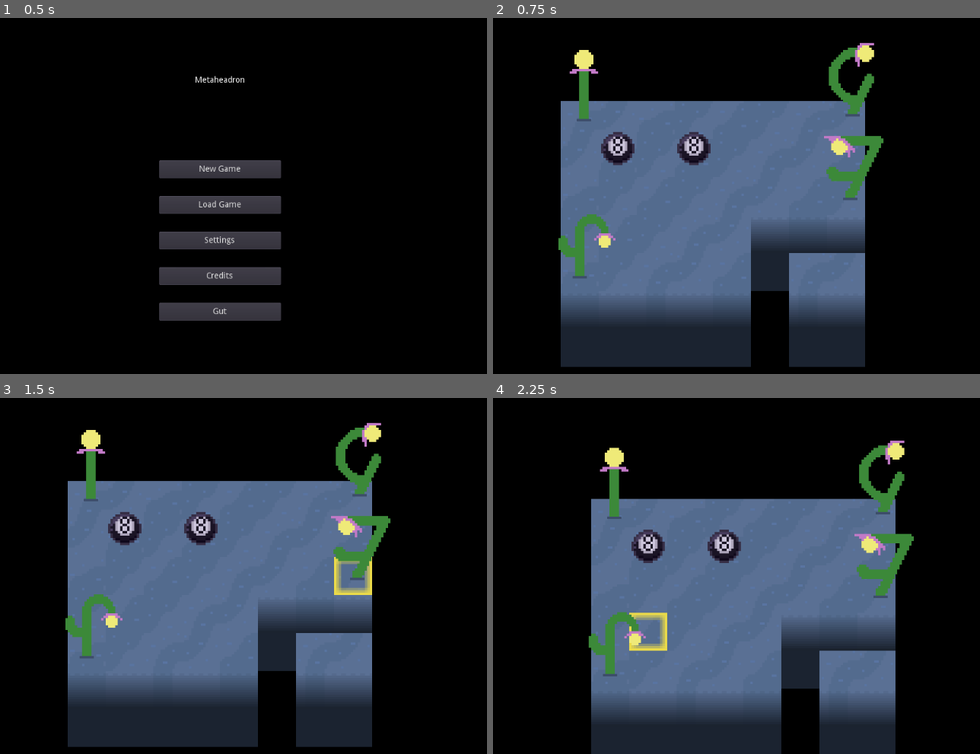
Above: before the commit, frames 1-4 (two rows, left to right).
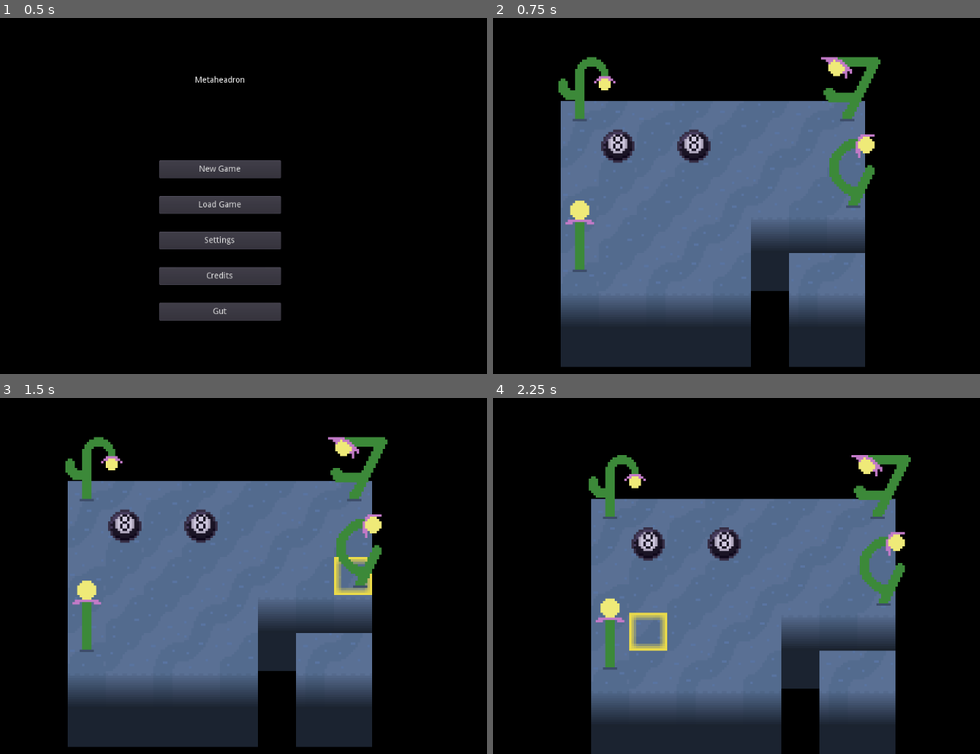
Above: after the commit, the same moments.

Repository: SomeSortOfSam/Metahedron
Game: Godot game, scene res://Scripts/Menu/Menu.tscn
Two runs of this game, one before a commit and one after it. Both use one fixed random seed, a clock stepped at 60 frames per second and the inputs below.
Inputs (mouse positions are in pixels of both pictures, inside the frame that each line leads up to):
- Up to frame 1 (0.5 s): no input
- Up to frame 2 (0.75 s): click "New Game" at 0.5 s
- Up to frame 3 (1.5 s): tap Enter (ui_accept) at 1.25 s; move the mouse to (355, 558) at 1.27 s; hold Right (ui_right) from 1.28 s (still down); click (355, 558) at 1.42 s
- Up to frame 4 (2.25 s): tap Enter (ui_accept) at 1.52, 2 s; release Right (ui_right) at 2 s; drag from (590, 593) to (682, 647) at 2.02 s

Frame 1 is identical in both runs. In frame 2, 4.4% of the frame differs, in the area x 13-81%, y 6-74%; in frame 3, 4.4%; in frame 4, 4.4%, in the area x 19-87%, y 11-79%.

Commit message:
Fix #36 by adding placeholder

Diff:
--- a/Assets/Characters/Jean/Jean.tres
+++ b/Assets/Characters/Jean/Jean.tres
@@ -7,7 +7,7 @@
 [resource]
 script = ExtResource( 3 )
 name = "Jean"
-icon = ExtResource( 1 )
-icon_offset = Vector2( 0, -4 )
+level_texture = ExtResource( 1 )
+level_offset = Vector2( 0, -5 )
 animations = ExtResource( 2 )
 animations_offset = Vector2( 0, -22 )
--- a/Assets/Characters/Jean/JeanFrames.tres
+++ b/Assets/Characters/Jean/JeanFrames.tres
@@ -4,70 +4,70 @@
 [ext_resource path="res://Assets/Characters/Jean/ProtoJeanWalk.png" type="Texture" id=2]
 
 [sub_resource type="AtlasTexture" id=1]
+atlas = ExtResource( 2 )
+region = Rect2( 0, 0, 34, 49 )
+
+[sub_resource type="AtlasTexture" id=2]
+atlas = ExtResource( 2 )
+region = Rect2( 34, 0, 34, 49 )
+
+[sub_resource type="AtlasTexture" id=3]
+atlas = ExtResource( 2 )
+region = Rect2( 0, 49, 34, 49 )
+
+[sub_resource type="AtlasTexture" id=4]
+atlas = ExtResource( 2 )
+region = Rect2( 34, 49, 34, 49 )
+
+[sub_resource type="AtlasTexture" id=5]
+atlas = ExtResource( 2 )
+region = Rect2( 0, 98, 34, 49 )
+
+[sub_resource type="AtlasTexture" id=6]
+atlas = ExtResource( 2 )
+region = Rect2( 34, 98, 34, 49 )
+
+[sub_resource type="AtlasTexture" id=7]
+atlas = ExtResource( 2 )
+region = Rect2( 0, 147, 34, 49 )
+
+[sub_resource type="AtlasTexture" id=8]
+atlas = ExtResource( 2 )
+region = Rect2( 34, 147, 34, 49 )
+
+[sub_resource type="AtlasTexture" id=9]
 atlas = ExtResource( 1 )
 region = Rect2( 0, 0, 24, 50 )
 
-[sub_resource type="AtlasTexture" id=2]
+[sub_resource type="AtlasTexture" id=10]
 atlas = ExtResource( 1 )
 region = Rect2( 24, 0, 24, 50 )
 
-[sub_resource type="AtlasTexture" id=3]
+[sub_resource type="AtlasTexture" id=11]
 atlas = ExtResource( 1 )
 region = Rect2( 0, 50, 24, 50 )
 
-[sub_resource type="AtlasTexture" id=4]
+[sub_resource type="AtlasTexture" id=12]
 atlas = ExtResource( 1 )
 region = Rect2( 24, 50, 24, 50 )
 
-[sub_resource type="AtlasTexture" id=5]
+[sub_resource type="AtlasTexture" id=13]
 atlas = ExtResource( 1 )
 region = Rect2( 0, 100, 24, 50 )
 
-[sub_resource type="AtlasTexture" id=6]
+[sub_resource type="AtlasTexture" id=14]
 atlas = ExtResource( 1 )
 region = Rect2( 24, 100, 24, 50 )
 
-[sub_resource type="AtlasTexture" id=7]
-atlas = ExtResource( 2 )
-region = Rect2( 0, 0, 34, 49 )
-
-[sub_resource type="AtlasTexture" id=8]
-atlas = ExtResource( 2 )
-region = Rect2( 34, 0, 34, 49 )
-
-[sub_resource type="AtlasTexture" id=9]
-atlas = ExtResource( 2 )
-region = Rect2( 0, 49, 34, 49 )
-
-[sub_resource type="AtlasTexture" id=10]
-atlas = ExtResource( 2 )
-region = Rect2( 34, 49, 34, 49 )
-
-[sub_resource type="AtlasTexture" id=11]
-atlas = ExtResource( 2 )
-region = Rect2( 0, 98, 34, 49 )
-
-[sub_resource type="AtlasTexture" id=12]
-atlas = ExtResource( 2 )
-region = Rect2( 34, 98, 34, 49 )
-
-[sub_resource type="AtlasTexture" id=13]
-atlas = ExtResource( 2 )
-region = Rect2( 0, 147, 34, 49 )
-
-[sub_resource type="AtlasTexture" id=14]
-atlas = ExtResource( 2 )
-region = Rect2( 34, 147, 34, 49 )
-
 [resource]
 animations = [ {
-"frames": [ SubResource( 1 ), SubResource( 2 ), SubResource( 3 ), SubResource( 4 ), SubResource( 5 ), SubResource( 6 ) ],
-"loop": true,
-"name": "Idel",
-"speed": 5.0
-}, {
-"frames": [ SubResource( 7 ), SubResource( 8 ), SubResource( 9 ), SubResource( 10 ), SubResource( 11 ), SubResource( 12 ), SubResource( 13 ), SubResource( 14 ) ],
+"frames": [ SubResource( 1 ), SubResource( 2 ), SubResource( 3 ), SubResource( 4 ), SubResource( 5 ), SubResource( 6 ), SubResource( 7 ), SubResource( 8 ) ],
 "loop": true,
 "name": "Walk",
 "speed": 10.0
+}, {
+"frames": [ SubResource( 9 ), SubResource( 10 ), SubResource( 11 ), SubResource( 12 ), SubResource( 13 ), SubResource( 14 ) ],
+"loop": true,
+"name": "Idle",
+"speed": 5.0
 } ]
--- a/Assets/Levels/Dusk Desert/TestLevel.tscn
+++ b/Assets/Levels/Dusk Desert/TestLevel.tscn
@@ -1,31 +1,32 @@
-[gd_scene load_steps=16 format=2]
+[gd_scene load_steps=17 format=2]
 
 [ext_resource path="res://Assets/Levels/Tileset.tres" type="TileSet" id=1]
-[ext_resource path="res://Scripts/Primary/Map/LevelData.gd" type="Script" id=2]
-[ext_resource path="res://Assets/Characters/Jean/Jean.tres" type="Resource" id=3]
-[ext_resource path="res://Scripts/Primary/Map/Displays/Unit.gd" type="Script" id=4]
-[ext_resource path="res://Assets/Levels/Dusk Desert/Decorations/CactusLight1.tres" type="Resource" id=5]
-[ext_resource path="res://Scripts/Primary/Map/Displays/DecorationDisplay.gd" type="Script" id=6]
+[ext_resource path="res://Scripts/Primary/Level/LevelData.gd" type="Script" id=2]
+[ext_resource path="res://Scripts/Primary/Level/Placeholder.gd" type="Script" id=3]
+[ext_resource path="res://Scripts/Primary/Level/EnemyPlaceholder.gd" type="Script" id=4]
+[ext_resource path="res://Assets/Characters/Jean/Jean.tres" type="Resource" id=5]
+[ext_resource path="res://Assets/Levels/Dusk Desert/Decorations/CactusLight1.tres" type="Resource" id=6]
 [ext_resource path="res://Assets/Levels/Dusk Desert/Decorations/CactusLight2.tres" type="Resource" id=7]
 [ext_resource path="res://Assets/Levels/Dusk Desert/Decorations/CactusLight3.tres" type="Resource" id=8]
 [ext_resource path="res://Assets/Levels/Dusk Desert/Decorations/CactusLight4.tres" type="Resource" id=9]
-[ext_resource path="res://Assets/Levels/Dusk Desert/Decorations/Lowmap_Cacti.png" type="Texture" id=10]
+[ext_resource path="res://Assets/Characters/Jean/8Ball.png" type="Texture" id=10]
 [ext_resource path="res://Assets/Levels/Dusk Desert/Epiphreatic.mid.mp3" type="AudioStream" id=11]
+[ext_resource path="res://Assets/Levels/Dusk Desert/Decorations/Lowmap_Cacti.png" type="Texture" id=12]
 
 [sub_resource type="AtlasTexture" id=1]
-atlas = ExtResource( 10 )
+atlas = ExtResource( 12 )
 region = Rect2( 2, 4, 24, 27 )
 
 [sub_resource type="AtlasTexture" id=2]
-atlas = ExtResource( 10 )
+atlas = ExtResource( 12 )
 region = Rect2( 26, 4, 25, 27 )
 
 [sub_resource type="AtlasTexture" id=3]
-atlas = ExtResource( 10 )
+atlas = ExtResource( 12 )
 region = Rect2( 57, 1, 12, 30 )
 
 [sub_resource type="AtlasTexture" id=4]
-atlas = ExtResource( 10 )
+atlas = ExtResource( 12 )
 region = Rect2( 79, 0, 19, 31 )
 
 [node name="LevelData" type="TileMap"]
@@ -41,41 +42,45 @@
 }
 music = ExtResource( 11 )
 
-[node name="Unit" type="Path2D" parent="."]
+[node name="Placeholder" type="Sprite" parent="."]
 position = Vector2( 24, 24 )
-curve = null
-script = ExtResource( 4 )
-friendly = true
-character = ExtResource( 3 )
-is_icon = true
-
-[node name="Unit2" type="Path2D" parent="."]
-position = Vector2( 56, 24 )
-curve = null
-script = ExtResource( 4 )
-character = ExtResource( 3 )
-is_icon = true
-
-[node name="DecorationDisplay" type="Sprite" parent="."]
-position = Vector2( 10.9173, 61.3318 )
-texture = SubResource( 1 )
-script = ExtResource( 6 )
+texture = ExtResource( 10 )
+offset = Vector2( 0, -5 )
+script = ExtResource( 3 )
 definition = ExtResource( 5 )
 
-[node name="DecorationDisplay2" type="Sprite" parent="."]
-position = Vector2( 123.171, 28.3678 )
+[node name="EnemyPlaceholder" type="Sprite" parent="."]
+position = Vector2( 56, 24 )
+texture = ExtResource( 10 )
+offset = Vector2( 0, -5 )
+script = ExtResource( 4 )
+definition = ExtResource( 5 )
+
+[node name="Placeholder2" type="Sprite" parent="."]
+position = Vector2( 8, 8 )
+texture = SubResource( 1 )
+offset = Vector2( 3, -13 )
+script = ExtResource( 3 )
+definition = ExtResource( 6 )
+
+[node name="Placeholder3" type="Sprite" parent="."]
+position = Vector2( 120, 8 )
 texture = SubResource( 2 )
-script = ExtResource( 6 )
+offset = Vector2( 2, -13 )
+script = ExtResource( 3 )
 definition = ExtResource( 7 )
 
-[node name="DecorationDisplay3" type="Sprite" parent="."]
-position = Vector2( 9.70327, -6.52339 )
+[node name="Placeholder4" type="Sprite" parent="."]
+position = Vector2( 8, 72 )
 texture = SubResource( 3 )
-script = ExtResource( 6 )
+offset = Vector2( 0, -15 )
+script = ExtResource( 3 )
 definition = ExtResource( 8 )
 
-[node name="DecorationDisplay4" type="Sprite" parent="."]
-position = Vector2( 122.334, -8.91236 )
+[node name="Placeholder5" type="Sprite" parent="."]
+position = Vector2( 123.415, 44.462 )
 texture = SubResource( 4 )
-script = ExtResource( 6 )
+offset = Vector2( -1, -15 )
+script = ExtResource( 3 )
 definition = ExtResource( 9 )
+cell_offset = Vector2( 3.415, 4.462 )
--- /dev/null
+++ b/Scripts/Primary/Level/EnemyPlaceholder.gd
@@ -0,0 +1,9 @@
+tool
+extends Placeholder
+class_name EnemyPlaceholder
+
+export var health : int
+export var tile_range : int
+
+func get_tool_color() -> Color:
+	return Color(0,0,0,TOOL_ALPHA)
--- /dev/null
+++ b/Scripts/Primary/Level/LevelData.gd
@@ -0,0 +1,31 @@
+extends TileMap
+class_name LevelData
+
+export var music : AudioStream
+
+func to_map():
+	var map = Map.new(self)
+	populate_map(map)
+	return map
+
+func populate_map(map):
+	for child in get_children():
+		if child is Placeholder:
+			add_placeholder(child,map)
+
+func add_placeholder(placeholder : Placeholder,map):
+	if placeholder.definition is Character:
+		add_person(placeholder, map)
+	elif placeholder.definition is DecorationDefinition:
+		add_decoration(placeholder, map)
+
+func add_person(placeholder : Placeholder, map : Map):
+	var person := Person.new(placeholder.definition)
+	person.cell = MapSpaceConverter.local_to_map(placeholder.position,map)
+	map.add_person(person)
+
+func add_decoration(placeholder : Placeholder, map : Map):
+	var decoration = DecorationInstance.new(placeholder.definition)
+	decoration.cell = MapSpaceConverter.local_to_map(placeholder.position,map)
+	decoration.offset = placeholder.cell_offset
+	map.add_decoration(decoration)
--- /dev/null
+++ b/Scripts/Primary/Level/Placeholder.gd
@@ -0,0 +1,59 @@
+tool
+extends Sprite
+class_name Placeholder
+
+const TOOL_ALPHA := .2
+const RECT_WIDTH := 4
+
+export var definition : Resource setget set_definition
+export var cell_offset : Vector2 setget set_offset
+
+func set_definition(new_definition):
+	if "level_texture" in new_definition && "level_offset" in new_definition:
+		definition = new_definition
+		texture = definition.level_texture
+		offset = definition.level_offset
+	elif !new_definition:
+		definition = null
+		texture = null
+		offset = Vector2.ZERO
+	else:
+		assert(false, "Definition is not a valid resource type")
+
+func set_offset(new_offset):
+	cell_offset = new_offset
+	var tilemap := get_parent() as TileMap
+	if tilemap:
+		position = align_to_tilemap(position,tilemap)
+		update()
+
+#align to grid
+func _notification(what):
+	if what == NOTIFICATION_TRANSFORM_CHANGED:
+		var tilemap := get_parent() as TileMap
+		if Engine.editor_hint && tilemap:
+			set_notify_transform(false)
+			position = align_to_tilemap(position,tilemap)
+			set_notify_transform(true)
+
+func align_to_tilemap(position : Vector2, tilemap : TileMap) -> Vector2:
+	var aligned_pos := tilemap.map_to_world(tilemap.world_to_map(position))
+	return aligned_pos + tilemap.cell_size/2 + cell_offset
+
+func get_tool_color() -> Color:
+	return Color(1,1,1,TOOL_ALPHA)
+
+func _draw():
+	if definition:
+		draw_index_rect()
+
+func draw_index_rect():
+	var tilemap := get_parent() as TileMap
+	if Engine.editor_hint && tilemap:
+		var rect = get_cell_rect(tilemap)
+		draw_rect(rect,get_tool_color(),false,RECT_WIDTH)
+
+func get_cell_rect(tilemap):
+	var cell = tilemap.world_to_map(position)
+	var cell_position = tilemap.map_to_world(cell) - position
+	return Rect2(cell_position,tilemap.cell_size)
--- a/Scripts/Primary/Map/Displays/DecorationDisplay.gd
+++ b/Scripts/Primary/Map/Displays/DecorationDisplay.gd
@@ -1,19 +1,14 @@
-tool
 extends Sprite
 class_name DecorationDisplay
 
 export var in_level := true setget set_in_level
 export var definition : Resource setget set_definition
 
-var override_in_editor := false
-
 func set_in_level(new_in_level : bool):
-	if definition:
-		position -= get_offset()
 	in_level = new_in_level
 	if definition:
 		texture = definition.level_texture if in_level else definition.movement_texture
-		position += get_offset()
+		offset = definition.level_offset if in_level else definition.movement_offset
 
 func set_definition(new_definition : DecorationDefinition):
 	assert(new_definition is DecorationDefinition || new_definition == null, "New DecorationDefinition in not of type DecorationDefinition")
@@ -21,14 +16,6 @@
 		populate_definition(new_definition)
 	elif new_definition == null:
 		populate_null_definition()
-
-func get_offset() -> Vector2:
-	if definition:
-		return definition.level_offset if in_level else definition.movement_offset
-	return Vector2.ZERO
-
-func get_tool_color() -> Color:
-	return Color(1,1,1,DisplayUtilies.TOOL_ALPHA)
 
 func populate_definition(new_definition : DecorationDefinition):
 	definition = new_definition
@@ -38,6 +25,3 @@
 	definition = null
 	texture = null
 	position = Vector2.ZERO
-
-func _draw():
-	DisplayUtilies.draw_index_rect(self)
--- a/Scripts/Primary/Map/Displays/Unit.gd
+++ b/Scripts/Primary/Map/Displays/Unit.gd
@@ -1,87 +1,44 @@
-tool
 extends Path2D
 class_name Unit
 
-export var friendly := false
 export var character : Resource setget set_character
-export var is_icon := false setget set_is_icon
-var override_in_editor := false
+export var is_icon := false setget deffer_set_is_icon
 
-onready var _follower : PathFollow2D
-onready var _icon : Sprite
-onready var _sprite : AnimatedSprite
-
-func _init():
-	curve = null
-	populate_onreadies()
-	parent_onreadies()
-
-func populate_onreadies():
-	_follower = PathFollow2D.new()
-	_icon = Sprite.new()
-	_sprite = AnimatedSprite.new()
-
-func parent_onreadies():
-	add_child(_follower)
-	_follower.add_child(_icon)
-	_follower.add_child(_sprite)
+onready var _follower : PathFollow2D = $Follower
+onready var _icon : Sprite = $Follower/Icon
+onready var _sprite : AnimatedSprite = $Follower/Sprite
 
 func set_character(new_character : Character):
 	assert(new_character is Character || new_character == null, "New character in not of type Character")
 	if new_character is Character:
-		populate_character(new_character)
+		call_deferred("populate_character",new_character)
 	elif new_character == null:
-		populate_null_character()
+		call_deferred("populate_null_character")
 
 func populate_character(new_character : Character):
 	character = new_character
-	_icon.texture = character.icon
-	_icon.position = character.icon_offset
-	_sprite.position = character.animations_offset
+	_icon.texture = character.level_texture
+	_icon.position = character.level_offset
 	_sprite.frames = character.animations
-	_sprite.playing = true
-	if _sprite.frames: #Gets rid of errors when testing, real characters should always have frames anyway
-		_sprite.animation = "Idel"
+	_sprite.offset = character.animations_offset
 
 func populate_null_character():
 	character = null
 	_icon.texture = null
-	_icon.position = Vector2.ZERO
-	_sprite.position = Vector2.ZERO
 	_sprite.frames = null
 
 #Called when a Person is moved, moves the associated icon as well
 func move_cell(offset : Vector2):
 	position += offset * 16
 
+#pre-onready-null protection
+func deffer_set_is_icon(new_is_icon):
+	call_deferred("set_is_icon",new_is_icon)
+
 func set_is_icon(new_is_icon : bool):
 	is_icon = new_is_icon
 	_sprite.visible = !is_icon
 	_icon.visible = is_icon
-
-func align_to_tilemap(position : Vector2, tilemap : TileMap) -> Vector2:
-	var aligned_pos := tilemap.map_to_world(tilemap.world_to_map(position))
-	return aligned_pos + tilemap.cell_size/2
-
-#align to grid
-func _notification(what):
-	if what == NOTIFICATION_TRANSFORM_CHANGED:
-		var tilemap := get_parent() as TileMap
-		if (Engine.editor_hint || override_in_editor) && tilemap:
-			set_notify_transform(false)
-			position = align_to_tilemap(position,tilemap)
-			set_notify_transform(true)
-
-func get_tool_color() -> Color:
-	var color := Color.green if friendly else Color.red
-	color.a = DisplayUtilies.TOOL_ALPHA
-	return color
-
-func get_offset() -> Vector2:
-	return Vector2.ZERO
-
-func _draw():
-	DisplayUtilies.draw_index_rect(self)
 
 func subscribe(person,map):
 	self.character = person.character
--- /dev/null
+++ b/Scripts/Primary/Map/Displays/Unit.tscn
@@ -0,0 +1,29 @@
+[gd_scene load_steps=4 format=2]
+
+[ext_resource path="res://Scripts/Primary/Map/Displays/Unit.gd" type="Script" id=1]
+
+[sub_resource type="Curve2D" id=1]
+_data = {
+"points": PoolVector2Array(  )
+}
+
+[sub_resource type="SpriteFrames" id=2]
+animations = [ {
+"frames": [  ],
+"loop": true,
+"name": "Idle",
+"speed": 5.0
+} ]
+
+[node name="Unit" type="Path2D"]
+curve = SubResource( 1 )
+script = ExtResource( 1 )
+
+[node name="Follower" type="PathFollow2D" parent="."]
+
+[node name="Icon" type="Sprite" parent="Follower"]
+
+[node name="Sprite" type="AnimatedSprite" parent="Follower"]
+frames = SubResource( 2 )
+animation = "Idle"
+playing = true
--- a/Scripts/Primary/Map/Displays/display_utils.gd
+++ /dev/null
@@ -1,24 +0,0 @@
-class_name DisplayUtilies
-
-const TOOL_ALPHA := .2
-
-static func draw_index_rect(item):
-	var tilemap := item.get_parent() as TileMap
-	if (Engine.editor_hint || item.override_in_editor) && tilemap:
-		var rect = get_cell_rect(item,tilemap)
-		rect = apply_index_transformation(item,tilemap,rect)
-		item.draw_rect(rect,item.get_tool_color(),false,get_index_offset(tilemap).x)
-
-static func get_cell_rect(item,tilemap):
-	var cell = tilemap.world_to_map(item.position - item.get_offset())
-	var cell_position = tilemap.map_to_world(cell) - item.position
-	return Rect2(cell_position,tilemap.cell_size)
-
-static func apply_index_transformation(item,tilemap,rect) -> Rect2:
-	var index_offset = get_index_offset(tilemap)
-	rect.position += index_offset * item.get_index()
-	rect.size -= index_offset * item.get_index() * 2
-	return rect
-
-static func get_index_offset(tilemap):
-	return tilemap.cell_size/2/tilemap.get_child_count()
--- a/Scripts/Primary/Map/Instances/Person.gd
+++ b/Scripts/Primary/Map/Instances/Person.gd
@@ -32,8 +32,7 @@
 	window.map.repopulate_displays()
 
 func to_unit(map, icon):
-	var unit := Unit.new()
+	var unit := preload("res://Scripts/Primary/Map/Displays/Unit.tscn").instance()
 	map.tile_map.add_child(unit)
 	unit.subscribe(self,map)
 	unit.is_icon = icon
-	unit._sprite.playing = true
--- a/Scripts/Primary/Map/LevelData.gd
+++ /dev/null
@@ -1,32 +0,0 @@
-extends TileMap
-class_name LevelData
-
-export var music : AudioStream
-
-func to_map():
-	var map = Map.new(self)
-	populate_map(map)
-	return map
-
-func populate_map(map):
-	for child in get_children():
-		if child is Unit:
-			add_person(child,map)
-		elif child is DecorationDisplay:
-			add_decoration(child,map)
-
-func add_unit(position : Vector2):
-	var new_unit = Unit.new()
-	new_unit.position = position
-	add_child(new_unit)
-
-func add_person(child : Unit, map : Map):
-	var person := Person.new(child.character)
-	person.cell = MapSpaceConverter.local_to_map(child.position,map)
-	map.add_person(person)
-
-func add_decoration(child : DecorationDisplay, map : Map):
-	var decoration = DecorationInstance.new(child.definition)
-	decoration.cell = MapSpaceConverter.local_to_map(child.position - child.definition.level_offset,map)
-	decoration.offset = child.position - MapSpaceConverter.map_to_local(decoration.cell,map)
-	map.add_decoration(decoration)
--- a/Scripts/Primary/Map/Resources/Character.gd
+++ b/Scripts/Primary/Map/Resources/Character.gd
@@ -2,7 +2,7 @@
 class_name Character
 
 export var name : String
-export var icon : Texture
-export var icon_offset : Vector2
+export var level_texture : Texture
+export var level_offset : Vector2
 export var animations : SpriteFrames
 export var animations_offset : Vector2
--- a/project.godot
+++ b/project.godot
@@ -39,15 +39,15 @@
 "language": "GDScript",
 "path": "res://Scripts/Primary/Map/Instances/DecorationInstance.gd"
 }, {
-"base": "Reference",
-"class": "DisplayUtilies",
-"language": "GDScript",
-"path": "res://Scripts/Primary/Map/Displays/display_utils.gd"
+"base": "Placeholder",
+"class": "EnemyPlaceholder",
+"language": "GDScript",
+"path": "res://Scripts/Primary/Level/EnemyPlaceholder.gd"
 }, {
 "base": "TileMap",
 "class": "LevelData",
 "language": "GDScript",
-"path": "res://Scripts/Primary/Map/LevelData.gd"
+"path": "res://Scripts/Primary/Level/LevelData.gd"
 }, {
 "base": "Node2D",
 "class": "LevelHandler",
@@ -78,6 +78,11 @@
 "class": "Person",
 "language": "GDScript",
 "path": "res://Scripts/Primary/Map/Instances/Person.gd"
+}, {
+"base": "Sprite",
+"class": "Placeholder",
+"language": "GDScript",
+"path": "res://Scripts/Primary/Level/Placeholder.gd"
 }, {
 "base": "Map",
 "class": "ReferenceMap",
@@ -101,7 +106,7 @@
 "DecorationDefinition": "",
 "DecorationDisplay": "",
 "DecorationInstance": "",
-"DisplayUtilies": "",
+"EnemyPlaceholder": "",
 "LevelData": "",
 "LevelHandler": "",
 "Map": "",
@@ -109,6 +114,7 @@
 "MovementWindow": "",
 "Pathfinder": "",
 "Person": "",
+"Placeholder": "",
 "ReferenceMap": "",
 "TileMapUtilites": "",
 "Unit": ""
